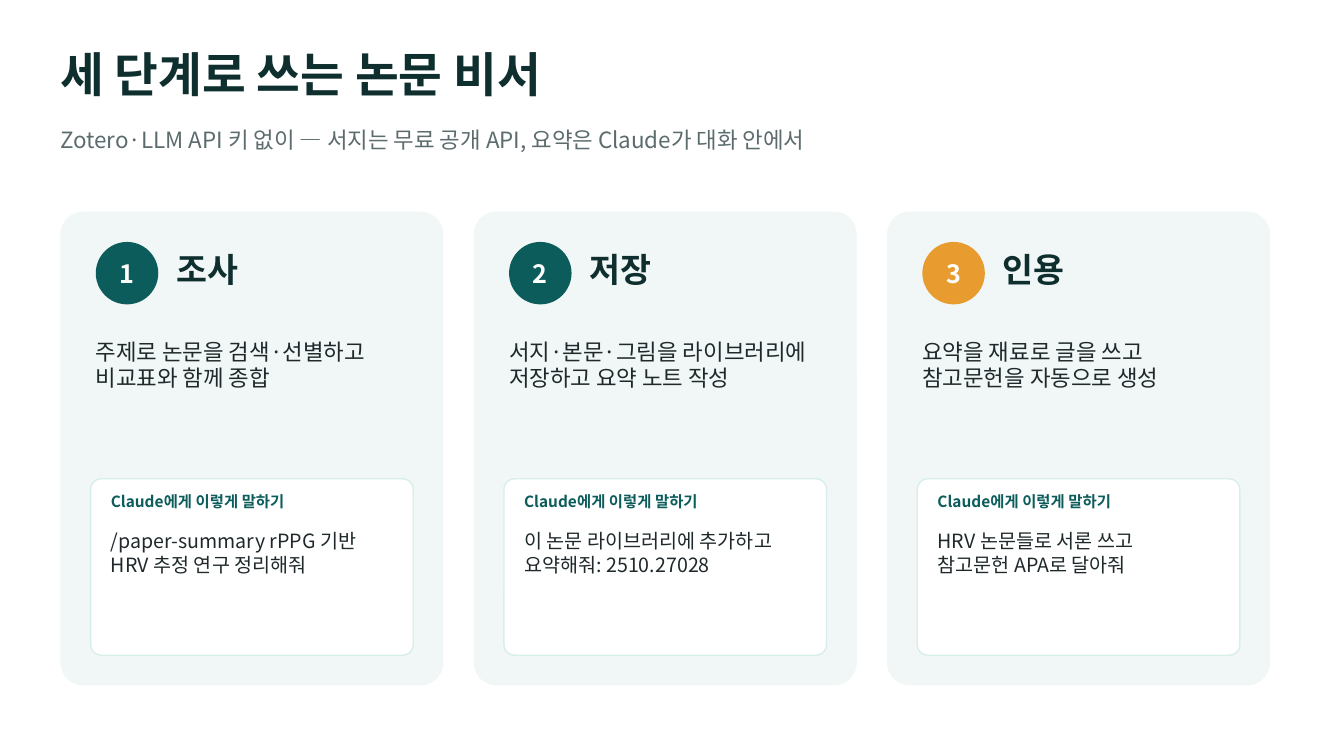
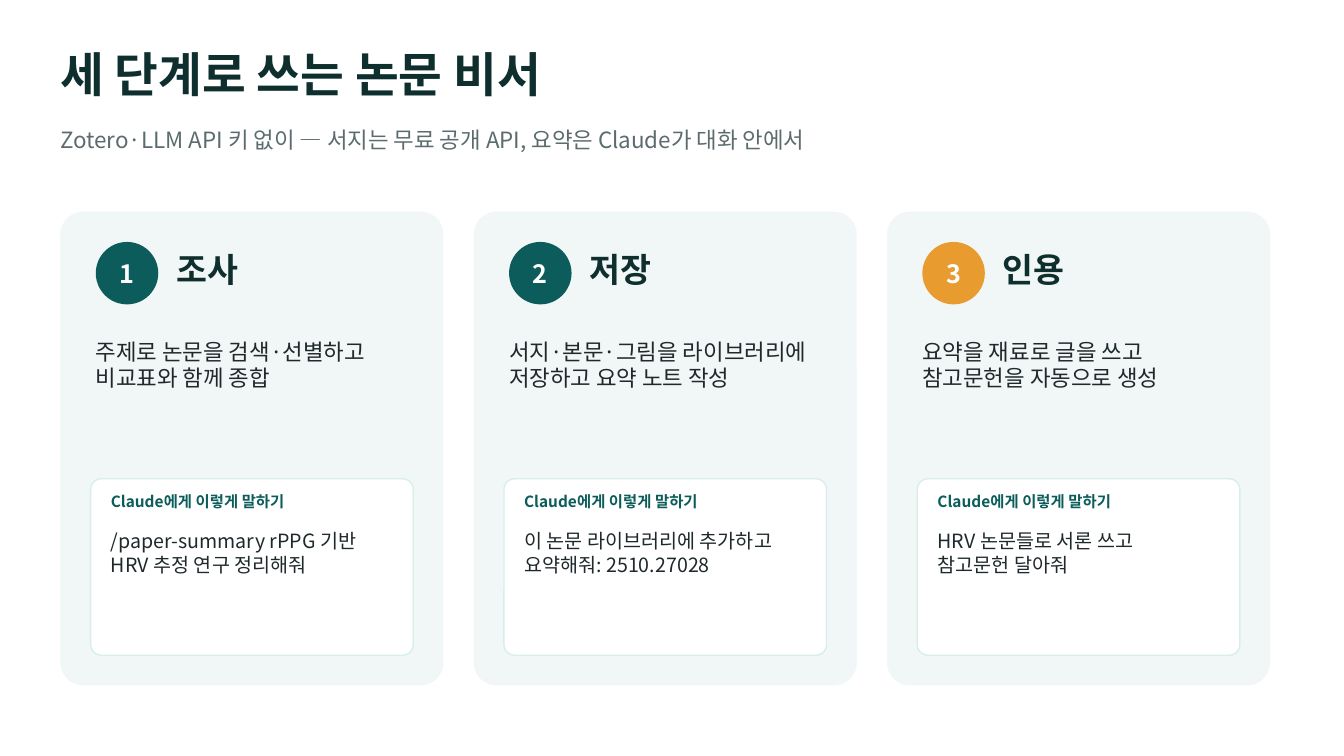
Before and after one commit to emilyJ7/paper-summary, a slide deck: slide 2 of docs/paper-summary_사용가이드.pptx. Drawn at 1344x756 pixels with LibreOffice and Linux fonts; fonts in the diff are those of the drawing. Boxes give left, top, right and bottom in pixels: in the first picture for what was removed or moved away, otherwise in the second. Text is boxed around its words. In the diff, an @@ line names an element or a change of style, - is before the commit and + after.

```diff
--- a/docs/paper-summary_사용가이드.pptx
+++ b/docs/paper-summary_사용가이드.pptx
@@ text at (937, 531, 1133, 574): text changed @@
-HRV 논문들로 서론 쓰고
-참고문헌 APA로 달아줘
+HRV 논문들로 서론 쓰고
+참고문헌 달아줘
```
Also in this commit, not shown: 1 other slide changed, 6 other files.
